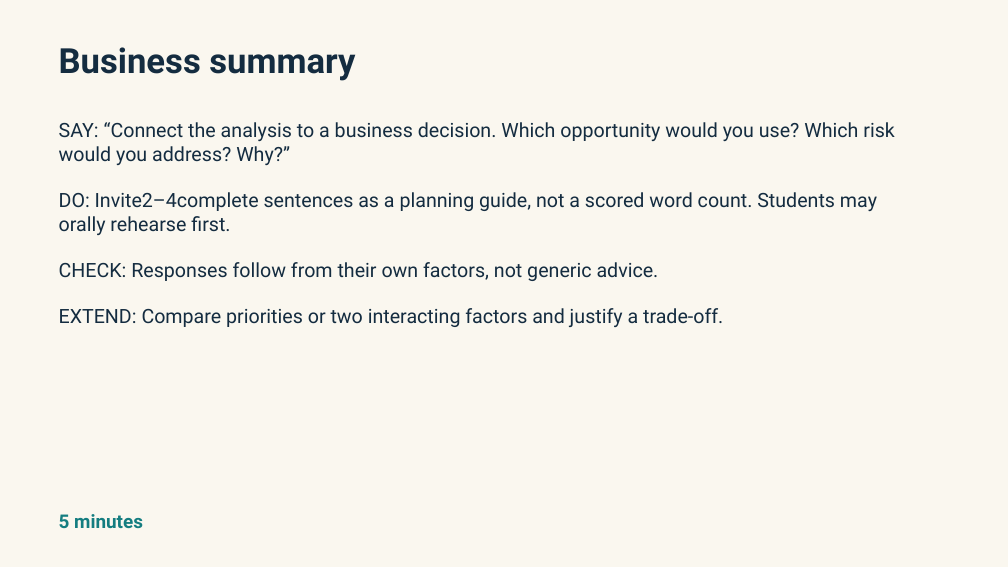
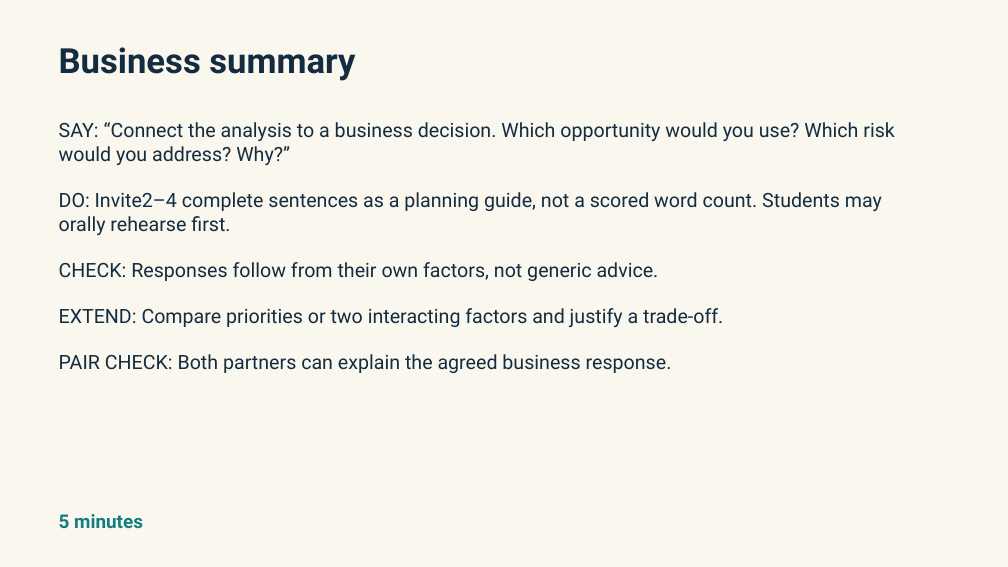
Before and after one commit to pzg8794/teaching-placement, a slide deck: slide 11 of second-placement/planning/chapter-2-marketing-plan/2026-10-14-PEST-Piter-Run-Guide-v1.pptx. Drawn at 1008x567 pixels with LibreOffice and Linux fonts; fonts in the diff are those of the drawing. Boxes give left, top, right and bottom in pixels: in the first picture for what was removed or moved away, otherwise in the second. Text is boxed around its words. In the diff, an @@ line names an element or a change of style, - is before the commit and + after.

Commit message:
Apply owner-confirmed pair activity and role rotation

```diff
--- a/second-placement/planning/chapter-2-marketing-plan/2026-10-14-PEST-Piter-Run-Guide-v1.pptx
+++ b/second-placement/planning/chapter-2-marketing-plan/2026-10-14-PEST-Piter-Run-Guide-v1.pptx
@@ text at bbox=[59, 192, 882, 235]: spaces changed @@
-DO: Invite2–4complete sentences as a planning guide, not a scored word count. Students may orally rehearse first.
+DO: Invite2–4 complete sentences as a planning guide, not a scored word count. Students may orally rehearse first.
@@ text at bbox=[59, 354, 672, 373]: paragraph added @@
+PAIR CHECK: Both partners can explain the agreed business response.
```
Also in this commit, not shown: 8 other slides changed, 6 other files.
